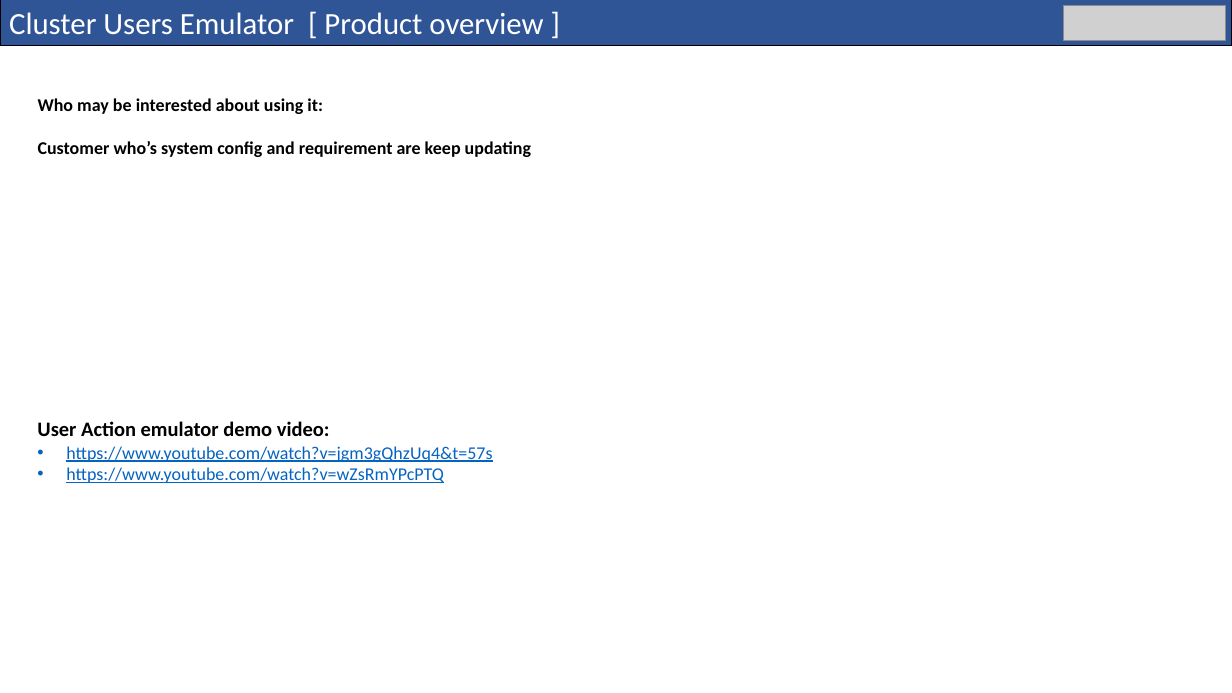
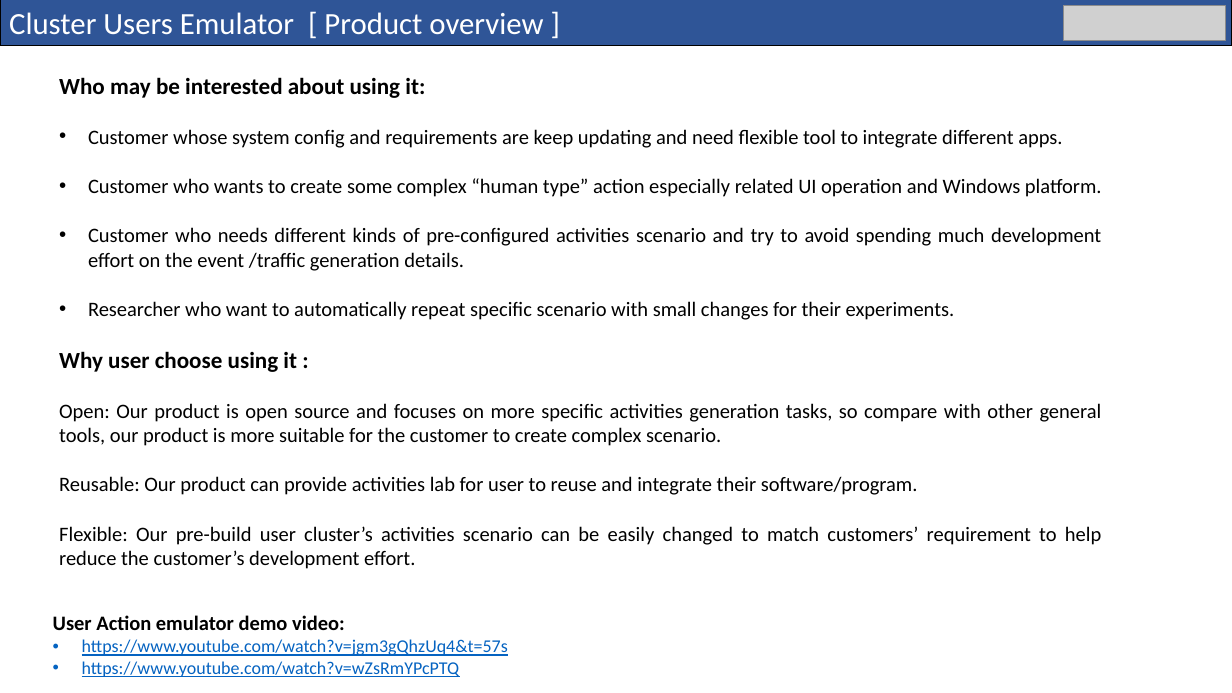
Before and after one commit to LiuYuancheng/Cluster_User_Emulation_System, a slide deck: slide 5 of doc/User_Action_Emulator_Design_Doc.pptx. Drawn at 1232x693 pixels with LibreOffice and Linux fonts; fonts in the diff are those of the drawing; grey boxes stand for pictures. Boxes give left, top, right and bottom in pixels: in the first picture for what was removed or moved away, otherwise in the second. Text is boxed around its words. In the diff, an @@ line names an element or a change of style, - is before the commit and + after.

```diff
--- a/doc/User_Action_Emulator_Design_Doc.pptx
+++ b/doc/User_Action_Emulator_Design_Doc.pptx
@@ text "Who may be interested about ...": place and size @@
-text "Who may be interested about ..." at (38,98,531,157)
+text "Who may be interested about ..." at (59,77,1102,569)
@@ text at (59,77,425,98): size 14 to 18 pt in "Who may be interested about using it:" @@
@@ text at (59,129,1102,569): text changed; size 14 to 16 pt; bold off @@
-Customer who’s system config and requirement are keep updating
+• Customer whose system config and requirements are keep updating and need flexible tool to integrate different apps.
+• Customer who wants to create some complex “human type” action especially related UI operation and Windows platform.
+• Customer who needs different kinds of pre-configured activities scenario and try to avoid spending much development effort on the event /traffic generation details.
+• Researcher who want to automatically repeat specific scenario with small changes for their experiments.
+Why user choose using it :
+Open: Our product is open source and focuses on more specific activities generation tasks, so compare with other general tools, our product is more suitable for the customer to create complex scenario.
+Reusable: Our product can provide activities lab for user to reuse and integrate their software/program.
+Flexible: Our pre-build user cluster’s activities scenario can be easily changed to match customers’ requirement to help reduce the customer’s development effort.
@@ text "User Action emulator demo video:": place and size @@
-text "User Action emulator demo video:" at (37,421,492,483)
+text "User Action emulator demo video:" at (53,615,508,677)
```
Also in this commit, not shown: 3 other slides changed, 5 slides added, 1 slide removed, 5 other files.
